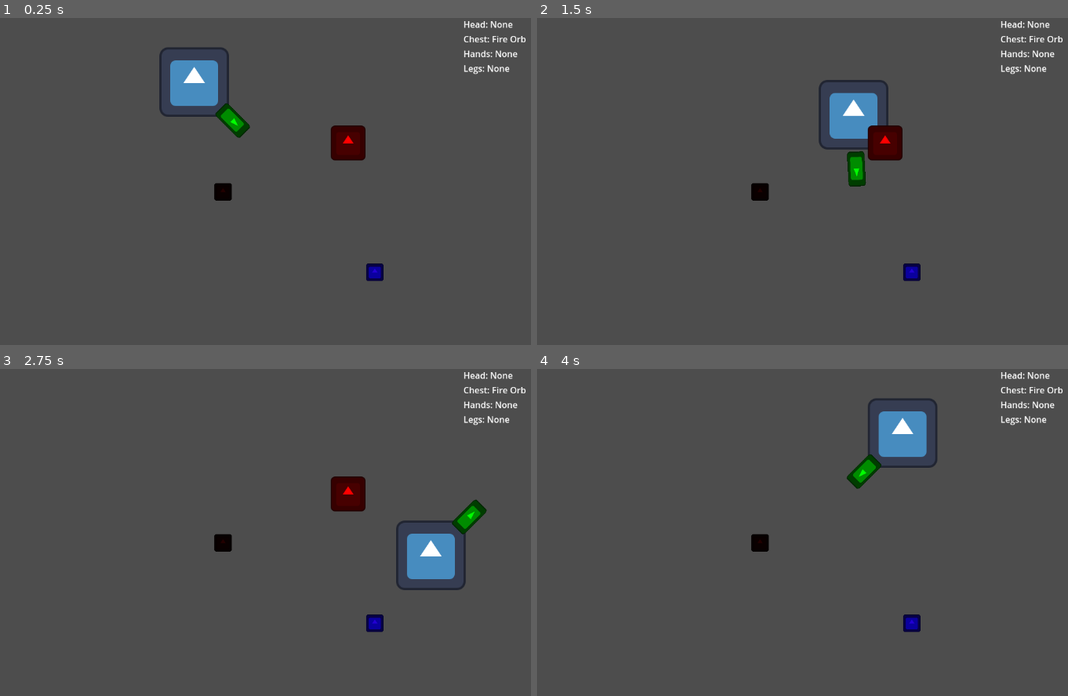
Above: before the commit, frames 1-4 (two rows, left to right).
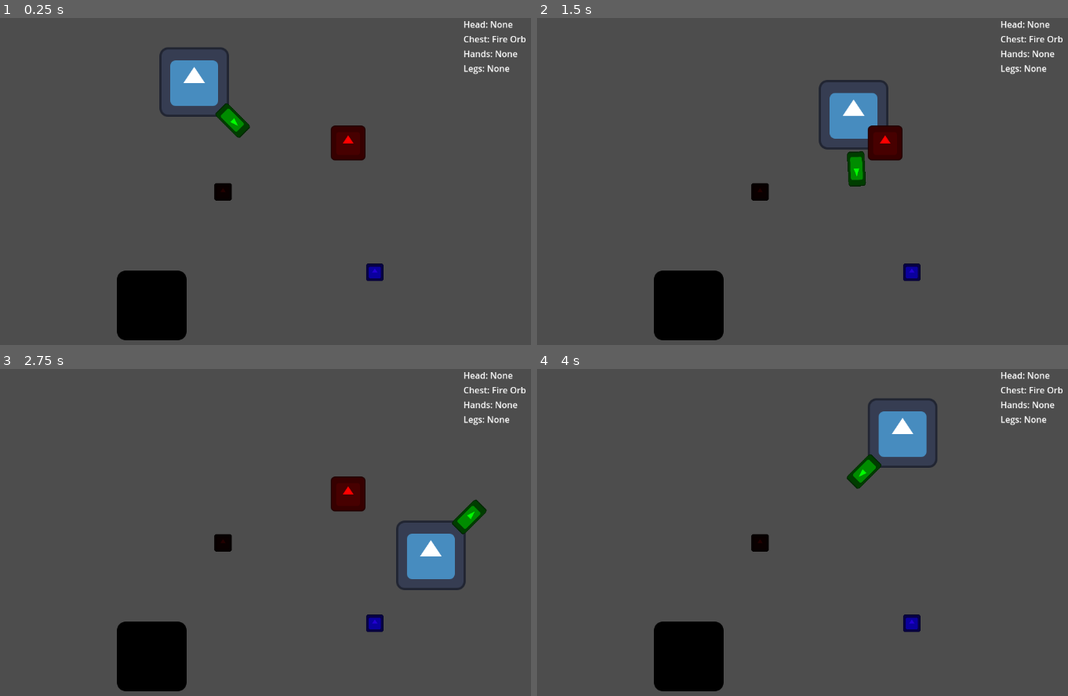
Above: after the commit, the same moments.

Repository: TRushton95/Aberration
Game: Godot game, scene res://game/game.tscn
Same seed, same stepped clock (60 frames per second), same inputs: the game is played once before the commit and once after it. The engine's default icon, where the game draws it, is replaced by a stand-in: a white triangle on a blue panel in a dark square.
Inputs:
- Up to frame 1 (0.25 s): no input
- Up to frame 2 (1.5 s): tap Enter (attack) at 0.5, 0.6, 1.35 s; hold D (move_right) 0.53-1.28 s; hold S (move_down) from 1.28 s (still down)
- Up to frame 3 (2.75 s): release S (move_down) at 2.03 s; hold D (move_right) from 2.03 s (still down); tap Enter (attack) at 2.1 s
- Up to frame 4 (4 s): release D (move_right) at 2.78 s; hold W (move_up) 2.78-3.53 s; tap Enter (attack) at 2.85, 3.6 s; hold A (move_left) from 3.53 s (still down)

The runs differ from the first frame. In frame 1, 2.8% of the frame differs, in the area x 22-36%, y 77-99%; in frame 2, 2.8%; in frame 3, 2.8%; in frame 4, 2.8%.

Commit message:
Started creating lobby

Diff:
--- /dev/null
+++ b/src/game/entities/level_exit/level_exit.gd
@@ -0,0 +1,8 @@
+extends StaticBody2D
+
+signal player_entered
+
+
+func _on_area_2d_body_entered(body: Node2D) -> void:
+	if body is Player:
+		player_entered.emit()
--- /dev/null
+++ b/src/game/entities/level_exit/level_exit.tscn
@@ -0,0 +1,29 @@
+[gd_scene load_steps=5 format=3 uid="uid://bm5kj3ybxtf8j"]
+
+[ext_resource type="Script" uid="uid://fmbv7t2qec8e" path="res://game/entities/level_exit/level_exit.gd" id="1_7llkg"]
+[ext_resource type="Texture2D" uid="uid://4dlsvhsi0ihf" path="res://icon.svg" id="1_iurgd"]
+
+[sub_resource type="RectangleShape2D" id="RectangleShape2D_7llkg"]
+size = Vector2(128, 128)
+
+[sub_resource type="CircleShape2D" id="CircleShape2D_fofm4"]
+radius = 64.0078
+
+[node name="LevelExit" type="StaticBody2D"]
+script = ExtResource("1_7llkg")
+
+[node name="Sprite2D" type="Sprite2D" parent="."]
+modulate = Color(0, 0, 0, 1)
+position = Vector2(0, 1)
+texture = ExtResource("1_iurgd")
+
+[node name="CollisionShape2D" type="CollisionShape2D" parent="."]
+position = Vector2(0, 1)
+shape = SubResource("RectangleShape2D_7llkg")
+
+[node name="Area2D" type="Area2D" parent="."]
+
+[node name="CollisionShape2D" type="CollisionShape2D" parent="Area2D"]
+shape = SubResource("CircleShape2D_fofm4")
+
+[connection signal="body_entered" from="Area2D" to="." method="_on_area_2d_body_entered"]
--- a/src/game/game.gd
+++ b/src/game/game.gd
@@ -5,6 +5,10 @@
 @onready var _player : Player = $Player
 
 var _orb_collection : OrbCollection = OrbCollection.new()
+
+
+func _on_level_exit_player_entered() -> void:
+	get_tree().quit()
 
 
 func _on_player_picked_up_orb(type_id: TypeIds.Orb) -> void:
--- a/src/game/game.tscn
+++ b/src/game/game.tscn
@@ -1,10 +1,11 @@
-[gd_scene load_steps=6 format=3 uid="uid://bb7raaivjx0tf"]
+[gd_scene load_steps=7 format=3 uid="uid://bb7raaivjx0tf"]
 
 [ext_resource type="Script" uid="uid://bhm1yd13rhy03" path="res://game/game.gd" id="1_l1rk1"]
 [ext_resource type="PackedScene" uid="uid://bee8iw7q7gjo7" path="res://game/entities/player/player.tscn" id="2_vasa2"]
 [ext_resource type="PackedScene" uid="uid://nqfokyahs0fw" path="res://game/entities/enemy/enemy.tscn" id="3_h7iqs"]
 [ext_resource type="PackedScene" uid="uid://fklovbofikuw" path="res://game/entities/orb_pickup/orb_pickup.tscn" id="4_4fuuu"]
 [ext_resource type="PackedScene" uid="uid://dndwvdj1mvb75" path="res://game/ui/game_ui.tscn" id="5_dxrkv"]
+[ext_resource type="PackedScene" uid="uid://bm5kj3ybxtf8j" path="res://game/entities/level_exit/level_exit.tscn" id="6_dakft"]
 
 [node name="Game" type="Node2D"]
 script = ExtResource("1_l1rk1")
@@ -24,6 +25,10 @@
 position = Vector2(689, 468)
 _orb_type_id = 2
 
+[node name="LevelExit" parent="." instance=ExtResource("6_dakft")]
+position = Vector2(279, 528)
+
 [node name="GameUI" parent="." instance=ExtResource("5_dxrkv")]
 
 [connection signal="picked_up_orb" from="Player" to="." method="_on_player_picked_up_orb"]
+[connection signal="player_entered" from="LevelExit" to="." method="_on_level_exit_player_entered"]
--- a/src/game/global/enums.gd
+++ b/src/game/global/enums.gd
@@ -2,4 +2,4 @@
 class_name Enums
 
 enum Direction { UP, DOWN, LEFT, RIGHT }
-enum OrbSlot { LEGS, CHEST, HANDS, HEAD }
+enum OrbSlot { UNSET, LEGS, CHEST, HANDS, HEAD }
--- /dev/null
+++ b/src/lobby/body_panel/body_panel.gd
@@ -0,0 +1,44 @@
+extends VBoxContainer
+class_name Lobby_BodyPanel
+
+signal head_slot_button_pressed
+signal chest_slot_button_pressed
+signal hands_slot_button_pressed
+signal legs_slot_button_pressed
+
+@onready var _head_slot_button : TextureButton = $VBoxContainer/HeadSlotButton
+@onready var _chest_slot_button : TextureButton = $VBoxContainer/ChestSlotButton
+@onready var _hands_slot_button : TextureButton = $VBoxContainer/HandsSlotButton
+@onready var _legs_slot_button : TextureButton = $VBoxContainer/LegsSlotButton
+
+
+func _on_head_slot_button_pressed() -> void:
+	head_slot_button_pressed.emit()
+
+
+func _on_chest_slot_button_pressed() -> void:
+	chest_slot_button_pressed.emit()
+
+
+func _on_hands_slot_button_pressed() -> void:
+	hands_slot_button_pressed.emit()
+
+
+func _on_legs_slot_button_pressed() -> void:
+	legs_slot_button_pressed.emit()
+
+
+func set_head_slot_icon(texture: Texture) -> void:
+	_head_slot_button.texture_normal = texture
+
+
+func set_chest_slot_icon(texture: Texture) -> void:
+	_chest_slot_button.texture_normal = texture
+
+
+func set_hands_slot_icon(texture: Texture) -> void:
+	_hands_slot_button.texture_normal = texture
+
+
+func set_legs_slot_icon(texture: Texture) -> void:
+	_legs_slot_button.texture_normal = texture
--- /dev/null
+++ b/src/lobby/body_panel/body_panel.tscn
@@ -0,0 +1,44 @@
+[gd_scene load_steps=3 format=3 uid="uid://bysb6fjqllnn4"]
+
+[ext_resource type="Script" uid="uid://6mbhog65edo4" path="res://lobby/body_panel/body_panel.gd" id="1_66s1q"]
+
+[sub_resource type="StyleBoxEmpty" id="StyleBoxEmpty_66s1q"]
+
+[node name="BodyPanel" type="PanelContainer"]
+offset_right = 64.0
+offset_bottom = 268.0
+theme_override_styles/panel = SubResource("StyleBoxEmpty_66s1q")
+script = ExtResource("1_66s1q")
+
+[node name="VBoxContainer" type="VBoxContainer" parent="."]
+layout_mode = 2
+theme_override_constants/separation = 15
+
+[node name="HeadSlotButton" type="TextureButton" parent="VBoxContainer"]
+custom_minimum_size = Vector2(64, 64)
+layout_mode = 2
+size_flags_horizontal = 0
+size_flags_vertical = 0
+
+[node name="ChestSlotButton" type="TextureButton" parent="VBoxContainer"]
+custom_minimum_size = Vector2(64, 64)
+layout_mode = 2
+size_flags_horizontal = 0
+size_flags_vertical = 0
+
+[node name="HandsSlotButton" type="TextureButton" parent="VBoxContainer"]
+custom_minimum_size = Vector2(64, 64)
+layout_mode = 2
+size_flags_horizontal = 0
+size_flags_vertical = 0
+
+[node name="LegsSlotButton" type="TextureButton" parent="VBoxContainer"]
+custom_minimum_size = Vector2(64, 64)
+layout_mode = 2
+size_flags_horizontal = 0
+size_flags_vertical = 0
+
+[connection signal="pressed" from="VBoxContainer/HeadSlotButton" to="." method="_on_head_slot_button_pressed"]
+[connection signal="pressed" from="VBoxContainer/ChestSlotButton" to="." method="_on_chest_slot_button_pressed"]
+[connection signal="pressed" from="VBoxContainer/HandsSlotButton" to="." method="_on_hands_slot_button_pressed"]
+[connection signal="pressed" from="VBoxContainer/LegsSlotButton" to="." method="_on_legs_slot_button_pressed"]
--- /dev/null
+++ b/src/lobby/lobby.gd
@@ -0,0 +1,33 @@
+extends PanelContainer
+class_name Lobby
+
+var _selected_body_slot : Enums.OrbSlot = Enums.OrbSlot.UNSET
+var _selected_orb_type : TypeIds.Orb = TypeIds.Orb.UNSET
+
+
+func _on_body_panel_head_slot_button_pressed() -> void:
+	if _selected_orb_type == Enums.OrbSlot.UNSET:
+		_set_selected_body_slot(Enums.OrbSlot.HEAD)
+
+
+func _on_body_panel_chest_slot_button_pressed() -> void:
+	if _selected_orb_type == Enums.OrbSlot.UNSET:
+		_set_selected_body_slot(Enums.OrbSlot.CHEST)
+
+
+func _on_body_panel_hands_slot_button_pressed() -> void:
+	if _selected_orb_type == Enums.OrbSlot.UNSET:
+		_set_selected_body_slot(Enums.OrbSlot.HANDS)
+
+
+func _on_body_panel_legs_slot_button_pressed() -> void:
+	if _selected_orb_type == Enums.OrbSlot.UNSET:
+		_set_selected_body_slot(Enums.OrbSlot.LEGS)
+
+
+func _set_selected_body_slot(body_slot: Enums.OrbSlot) -> void:
+	_selected_body_slot = body_slot
+
+
+func _set_selected_orb_type(orb_type: TypeIds.Orb) -> void:
+	_selected_orb_type = orb_type
--- /dev/null
+++ b/src/lobby/lobby.tscn
@@ -0,0 +1,25 @@
+[gd_scene load_steps=4 format=3 uid="uid://dmf0crnb0y5uk"]
+
+[ext_resource type="Script" uid="uid://c4rp8qk1s6icm" path="res://lobby/lobby.gd" id="1_jtv5c"]
+[ext_resource type="PackedScene" uid="uid://bysb6fjqllnn4" path="res://lobby/body_panel/body_panel.tscn" id="2_mnguq"]
+
+[sub_resource type="StyleBoxEmpty" id="StyleBoxEmpty_jtv5c"]
+
+[node name="Lobby" type="PanelContainer"]
+anchors_preset = 15
+anchor_right = 1.0
+anchor_bottom = 1.0
+grow_horizontal = 2
+grow_vertical = 2
+theme_override_styles/panel = SubResource("StyleBoxEmpty_jtv5c")
+script = ExtResource("1_jtv5c")
+
+[node name="BodyPanel" parent="." instance=ExtResource("2_mnguq")]
+layout_mode = 2
+size_flags_horizontal = 0
+size_flags_vertical = 0
+
+[connection signal="chest_slot_button_pressed" from="BodyPanel" to="." method="_on_body_panel_chest_slot_button_pressed"]
+[connection signal="hands_slot_button_pressed" from="BodyPanel" to="." method="_on_body_panel_hands_slot_button_pressed"]
+[connection signal="head_slot_button_pressed" from="BodyPanel" to="." method="_on_body_panel_head_slot_button_pressed"]
+[connection signal="legs_slot_button_pressed" from="BodyPanel" to="." method="_on_body_panel_legs_slot_button_pressed"]
Not shown, added: src/game/entities/level_exit/level_exit.gd.uid
Not shown, added: src/lobby/body_panel/body_panel.gd.uid
Not shown, added: src/lobby/lobby.gd.uid
Renamed: src/game/data_structures/orb_collection.gd -> src/shared/data_structures/orb_collection.gd
Renamed: src/game/data_structures/orb_collection.gd.uid -> src/shared/data_structures/orb_collection.gd.uid
Renamed: src/game/data_structures/orb_stack.gd -> src/shared/data_structures/orb_stack.gd
Renamed: src/game/data_structures/orb_stack.gd.uid -> src/shared/data_structures/orb_stack.gd.uid
